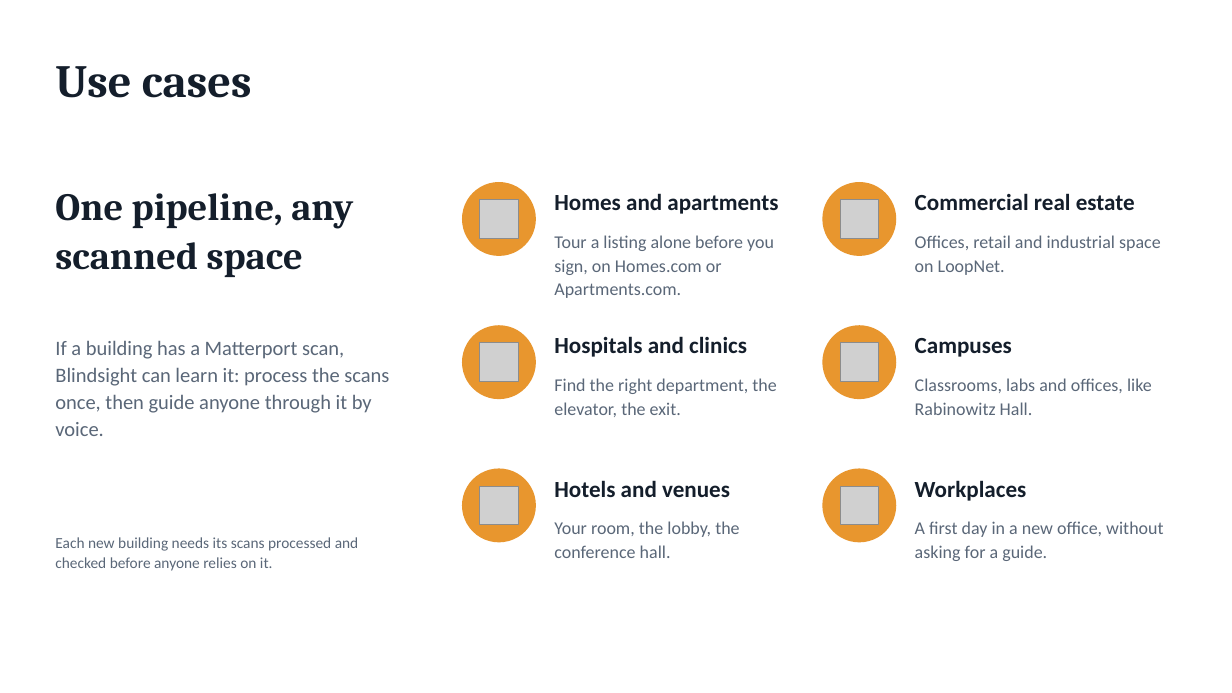
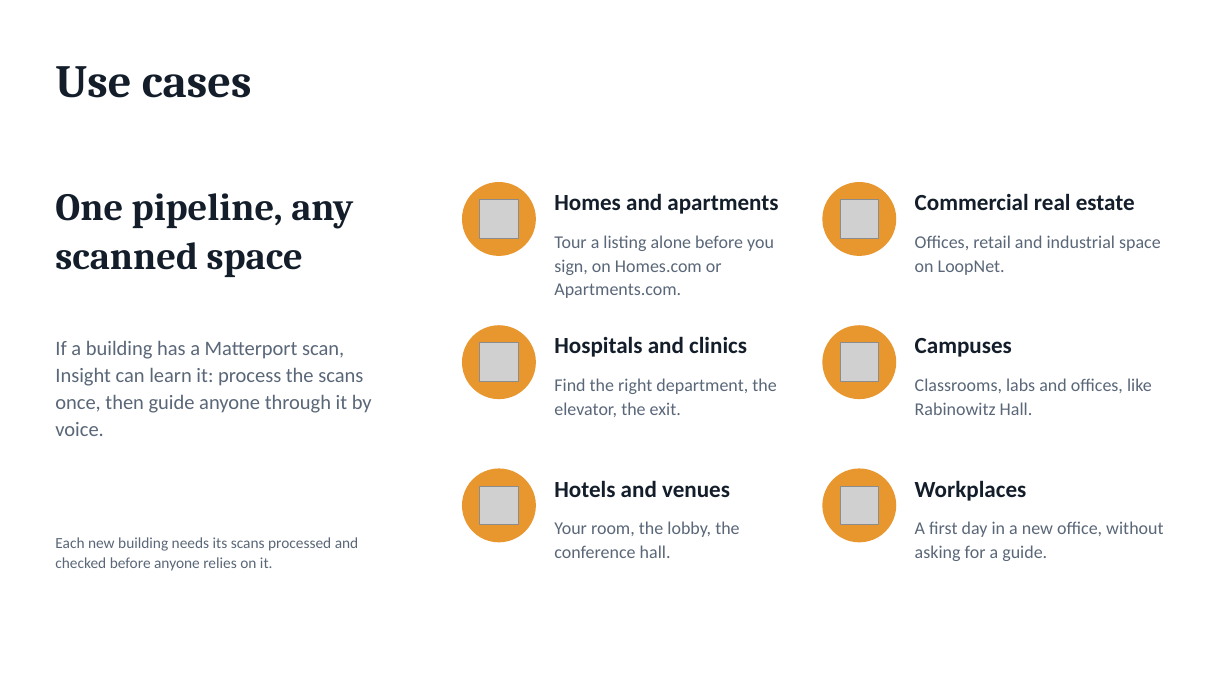
Before and after one commit to epicgdog/blindsight, a slide deck: slide 9 of slides/blindsight.pptx. Drawn at 1232x693 pixels with LibreOffice and Linux fonts; fonts in the diff are those of the drawing; grey boxes stand for pictures. Boxes give left, top, right and bottom in pixels: in the first picture for what was removed or moved away, otherwise in the second. Text is boxed around its words. In the diff, an @@ line names an element or a change of style, - is before the commit and + after.

Commit message:
Insight: Google Maps style phone screen, rename, guidance fixes
Phone app
- Map screen: 2D floor map (walls, route, entrance, you with facing arrow), turn banner in
  metres, small hold-to-talk mic, mute, bottom bar with time and metres left, Exit/Start.
- Debug sheet (swipe down or X to close): connection, localizer, ranking, position, heading,
  camera preview with boxes, server address. "Debug dots" switch shows scan points.
- Dot and arrow lerp between fixes; the last tracked fix is held through unmatched frames.
- Compass from the magnetometer (tilt compensated), so no location permission prompt.
- Banner says "turn" only past 60 degrees off the route.
- react-native-svg added (needs a dev client rebuild); bundle id com.epicgdog.insight.

Server
- Routes are straightened: straight unless a wall (0.4 m clearance) is in the way.
- Place window relaxed for ~1 frame/s (2 wins in 8 s, 1.1x margin; env overridable).
- Agent speaks on its own only for very close obstacles (AGENT_EVENTS=urgent default);
  otherwise only when the mic is used. A new phone session restarts entrance guidance.
- POST /api/agent/nav?on=0|1 for the Exit button.

Rename Blindsight -> Insight in everything user facing (app name, prompts, agent, pages,
docs, env vars INSIGHT_*, package names). Bundle id, native module and storage keys kept.

Plans: EXTRA_FLOOR.MD, DROP_PIN.MD, OBSTACLE_PATH.MD.

```diff
--- a/slides/blindsight.pptx
+++ b/slides/blindsight.pptx
@@ text at [55, 340, 372, 436]: text changed @@
-If a building has a Matterport scan, Blindsight can learn it: process the scans once, then guide anyone through it by voice.
+If a building has a Matterport scan, Insight can learn it: process the scans once, then guide anyone through it by voice.
```
Also in this commit, not shown: 4 other slides changed, 59 other files.
